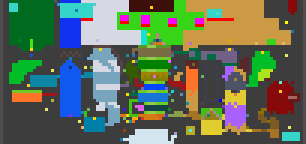
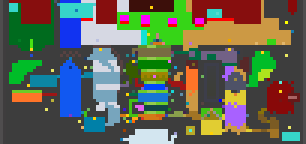
Layered file, before and after one edit (306×144). Changes by layer:
painted on "biome_map.png" over [9, 0, 261, 24]
